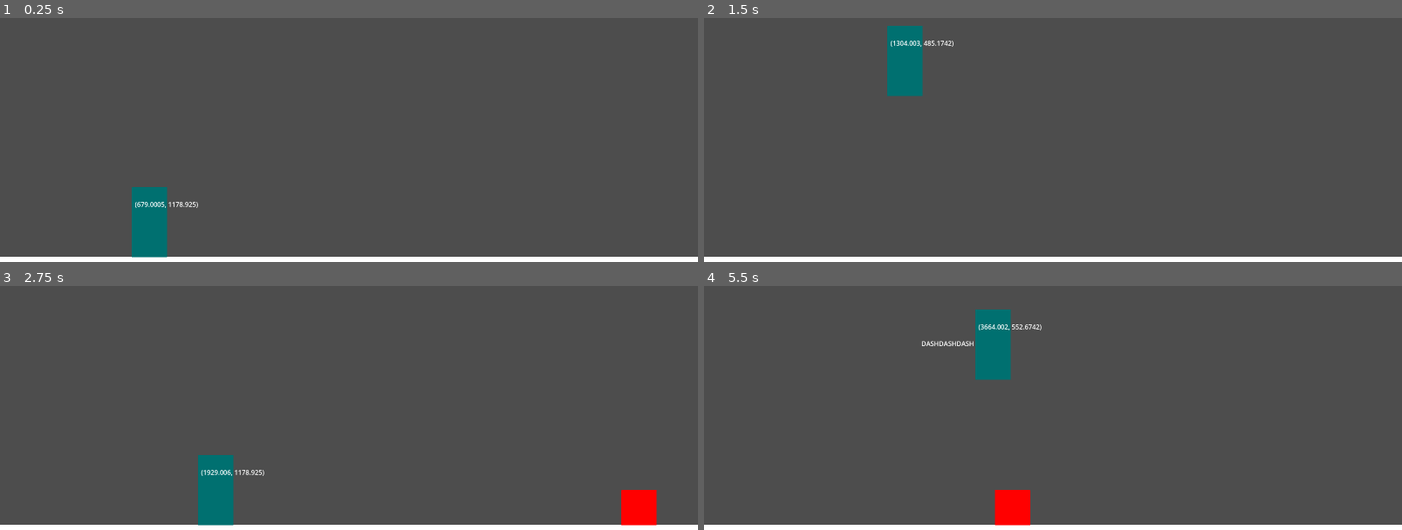
Above: before the commit, frames 1-4 (two rows, left to right).
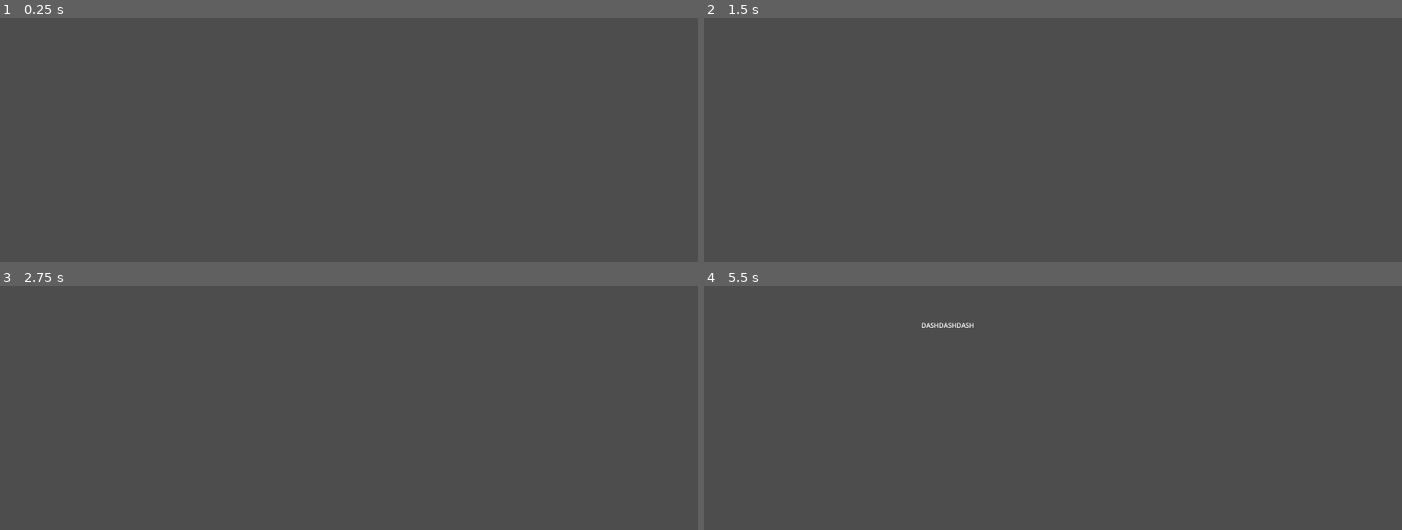
Above: after the commit, the same moments.

Repository: singerbj/bag-tag
Game: Godot game, scene res://scenes/Game.tscn
The game is run twice, just before and just after one commit, with the same random seed, the same clock (stepped at 60 frames per second) and the same inputs.
Inputs (mouse positions are in pixels of both pictures, inside the frame that each line leads up to):
- Up to frame 1 (0.25 s): no input
- Up to frame 2 (1.5 s): tap Enter at 0.5 s; move the mouse to (1206, 88) at 0.52 s; hold Right (ui_right) from 0.53 s (still down); click (1206, 88) at 0.67 s; tap Up (ui_up) at 0.77 s; move the mouse to (913, 120) at 1.27 s
- Up to frame 3 (2.75 s): tap Up (ui_up) at 1.52 s; move the mouse to (418, 303) at 2.02 s; release Right (ui_right) at 2.03 s
- Up to frame 4 (5.5 s): move the mouse to (1018, 434) at 2.77 s; hold Right (ui_right) 2.78-4.28 s; click (1018, 434) at 2.92 s; tap Up (ui_up) at 3.02, 3.77, 4.52 s; move the mouse to (1262, 420) at 3.52 s; move the mouse to (843, 325) at 4.27 s; move the mouse to (1087, 373) at 5.02 s; hold Right (ui_right) from 5.03 s (still down); click (1087, 373) at 5.17 s

The runs differ from the first frame. In frame 1, 3.7% of the frame differs, in the area x 0-100%, y 69-100%; in frame 2, 3.7%; in frame 3, 4.4%; in frame 4, 4.6%, in the area x 0-100%, y 9-100%.
Error after the commit: Invalid assignment of property or key 'text' with value of type 'String' on a base object of type 'null instance'. (res://scripts/player.gd:60)

Commit message:
draw_polygons good and ignore gravity on dash

Diff:
--- a/scenes/CollisionShape2DRendered.tscn
+++ /dev/null
@@ -1,6 +0,0 @@
-[gd_scene load_steps=2 format=3 uid="uid://dsysrvx0xt55f"]
-
-[ext_resource type="Script" path="res://scripts/collisionShape2DRendered.gd" id="1_jr4ov"]
-
-[node name="CollisionShape2dRendered" type="Node2D"]
-script = ExtResource("1_jr4ov")
--- a/scenes/Game.tscn
+++ b/scenes/Game.tscn
@@ -1,7 +1,7 @@
 [gd_scene load_steps=5 format=3 uid="uid://bjt4ppq3lx7dj"]
 
 [ext_resource type="Script" path="res://scripts/game.gd" id="1_34f43"]
-[ext_resource type="PackedScene" uid="uid://dsysrvx0xt55f" path="res://scenes/CollisionShape2DRendered.tscn" id="2_dwj5b"]
+[ext_resource type="PackedScene" uid="uid://bm1moac027y38" path="res://scenes/Collision2DRendered.tscn" id="2_7n24l"]
 [ext_resource type="PackedScene" uid="uid://dne4582qgwx2l" path="res://scenes/Player.tscn" id="5_xu4y6"]
 
 [sub_resource type="RectangleShape2D" id="RectangleShape2D_ajw7r"]
@@ -19,8 +19,8 @@
 shape = SubResource("RectangleShape2D_ajw7r")
 metadata/_edit_lock_ = true
 
-[node name="CollisionShape2dRendered" parent="Floor/CollisionShape2D" instance=ExtResource("2_dwj5b")]
-metadata/_edit_lock_ = true
+[node name="Collision2dRendered" parent="Floor/CollisionShape2D" instance=ExtResource("2_7n24l")]
+color = Color(0.164706, 0.376471, 0, 1)
 
 [node name="Camera" type="Camera2D" parent="Floor"]
 position = Vector2(1048, -664)
@@ -28,3 +28,4 @@
 position_smoothing_speed = 1.0
 
 [node name="Player" parent="." instance=ExtResource("5_xu4y6")]
+position = Vector2(554, 1121)
--- a/scenes/GameObject.tscn
+++ b/scenes/GameObject.tscn
@@ -1,18 +1,15 @@
-[gd_scene load_steps=4 format=3 uid="uid://d10cjcftt34ca"]
+[gd_scene load_steps=3 format=3 uid="uid://d10cjcftt34ca"]
 
 [ext_resource type="Script" path="res://scripts/game_object.gd" id="1_lwwl1"]
-[ext_resource type="PackedScene" uid="uid://dsysrvx0xt55f" path="res://scenes/CollisionShape2DRendered.tscn" id="2_ua6ok"]
-
-[sub_resource type="RectangleShape2D" id="RectangleShape2D_jwmrl"]
-size = Vector2(150, 150)
+[ext_resource type="PackedScene" uid="uid://bm1moac027y38" path="res://scenes/Collision2DRendered.tscn" id="2_6pvcv"]
 
 [node name="GameObject" type="RigidBody2D"]
 script = ExtResource("1_lwwl1")
 
-[node name="CollisionShape2D" type="CollisionShape2D" parent="."]
-shape = SubResource("RectangleShape2D_jwmrl")
-metadata/_edit_lock_ = true
+[node name="CollisionPolygon2D" type="CollisionPolygon2D" parent="."]
+position = Vector2(0, -4.95955)
+scale = Vector2(10.9191, 10.9191)
+polygon = PackedVector2Array(6, -7, 7, -5, 1, -1, 8, 3, 9, 6, 8, 6, 6, 8, 2, 6, -3, 9, -9, 8, -7, 4, 1, 3, -7, -2, -7, -6, -4, -8, -1, -6, 3, -8, -1, -4, 3, -4)
 
-[node name="CollisionShape2dRendered" parent="CollisionShape2D" instance=ExtResource("2_ua6ok")]
-color = Color(100, 0, 0, 1)
-metadata/_edit_lock_ = true
+[node name="Collision2dRendered" parent="CollisionPolygon2D" instance=ExtResource("2_6pvcv")]
+color = Color(1, 0, 0, 1)
--- a/scenes/Player.tscn
+++ b/scenes/Player.tscn
@@ -1,7 +1,7 @@
 [gd_scene load_steps=4 format=3 uid="uid://dne4582qgwx2l"]
 
 [ext_resource type="Script" path="res://scripts/player.gd" id="1_ki2ig"]
-[ext_resource type="PackedScene" uid="uid://dsysrvx0xt55f" path="res://scenes/CollisionShape2DRendered.tscn" id="2_my3bc"]
+[ext_resource type="PackedScene" uid="uid://bm1moac027y38" path="res://scenes/Collision2DRendered.tscn" id="2_my3bc"]
 
 [sub_resource type="RectangleShape2D" id="RectangleShape2D_u0f63"]
 size = Vector2(150, 300)
@@ -14,9 +14,7 @@
 shape = SubResource("RectangleShape2D_u0f63")
 metadata/_edit_lock_ = true
 
-[node name="CollisionShape2dRendered" parent="CollisionShape2D" instance=ExtResource("2_my3bc")]
-color = Color(0, 0.439216, 0.439216, 1)
-metadata/_edit_lock_ = true
+[node name="Collision2dRendered" parent="CollisionShape2D" instance=ExtResource("2_my3bc")]
 
 [node name="Label" type="Label" parent="."]
 offset_left = -63.0
--- a/scripts/collisionShape2DRendered.gd
+++ /dev/null
@@ -1,7 +0,0 @@
-extends Node2D
-
-
-@export var color: Color = Color.WHITE
-
-func _draw():
-	get_parent().shape.draw(get_canvas_item(), color)
--- a/scripts/game.gd
+++ b/scripts/game.gd
@@ -42,7 +42,7 @@
 			#
 		#$Player.position.x = 0
 
-func _physics_process(delta: float) -> void:
+func _physics_process(_delta: float) -> void:
 	for i in range(game_objects.size()-1, -1, -1):
 		if is_instance_valid(game_objects[i]):
 			var game_object: RigidBody2D = game_objects[i]
--- a/scripts/game_object.gd
+++ b/scripts/game_object.gd
@@ -4,5 +4,5 @@
 	func _init() -> void:
 		pass
 
-#func _process(delta: float) -> void:
+#func _process(delta: gfloat) -> void:
 	#self.position.y -= 1000 * delta
--- a/scripts/player.gd
+++ b/scripts/player.gd
@@ -29,16 +29,6 @@
 func _process(delta):
 	velocity.y += GRAVITY * delta
 
-	if dash_budget > 0:
-		$Label2.visible = true
-		velocity.x = DASH_FORCE
-		dash_budget -= 1 * delta
-		if dash_budget < 0:
-			dash_budget = 0
-	else:
-		$Label2.visible = false
-		velocity.x = DEFAULT_MOVEMENT_SPEED
-
 	if jumping:
 		if is_on_floor() && jump_budget == DEFAULT_JUMP_BUDGET:
 			velocity.y = -JUMP_FORCE
@@ -51,6 +41,17 @@
 	else:
 		if is_on_floor() && jump_budget < DEFAULT_JUMP_BUDGET:
 			jump_budget = DEFAULT_JUMP_BUDGET
+
+	if dash_budget > 0:
+		$Label2.visible = true
+		velocity.y = clamp(velocity.y, -INF, 0)
+		velocity.x = DASH_FORCE
+		dash_budget -= 1 * delta
+		if dash_budget < 0:
+			dash_budget = 0
+	else:
+		$Label2.visible = false
+		velocity.x = DEFAULT_MOVEMENT_SPEED
 
 	move_and_slide()
 
